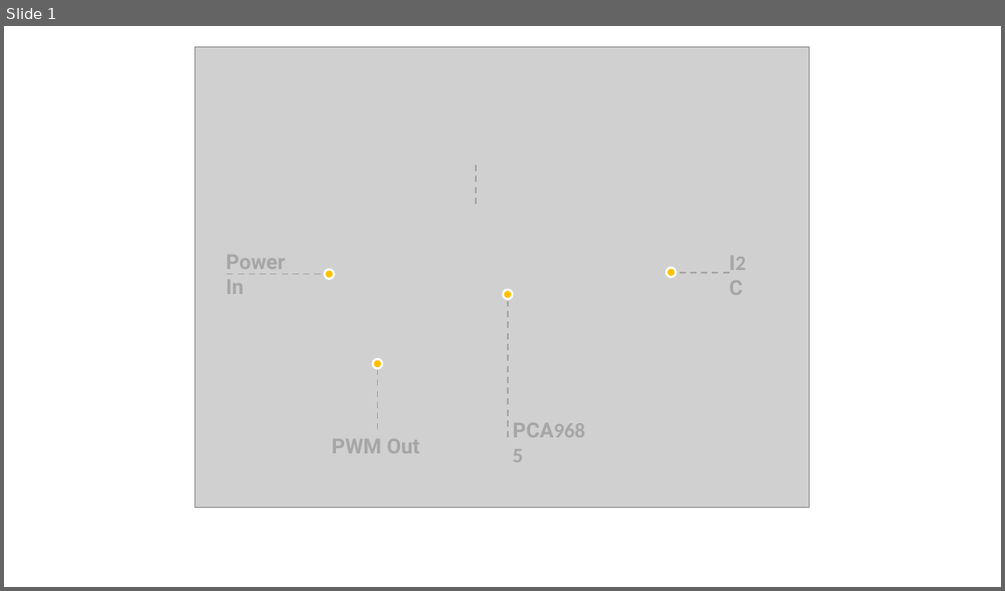
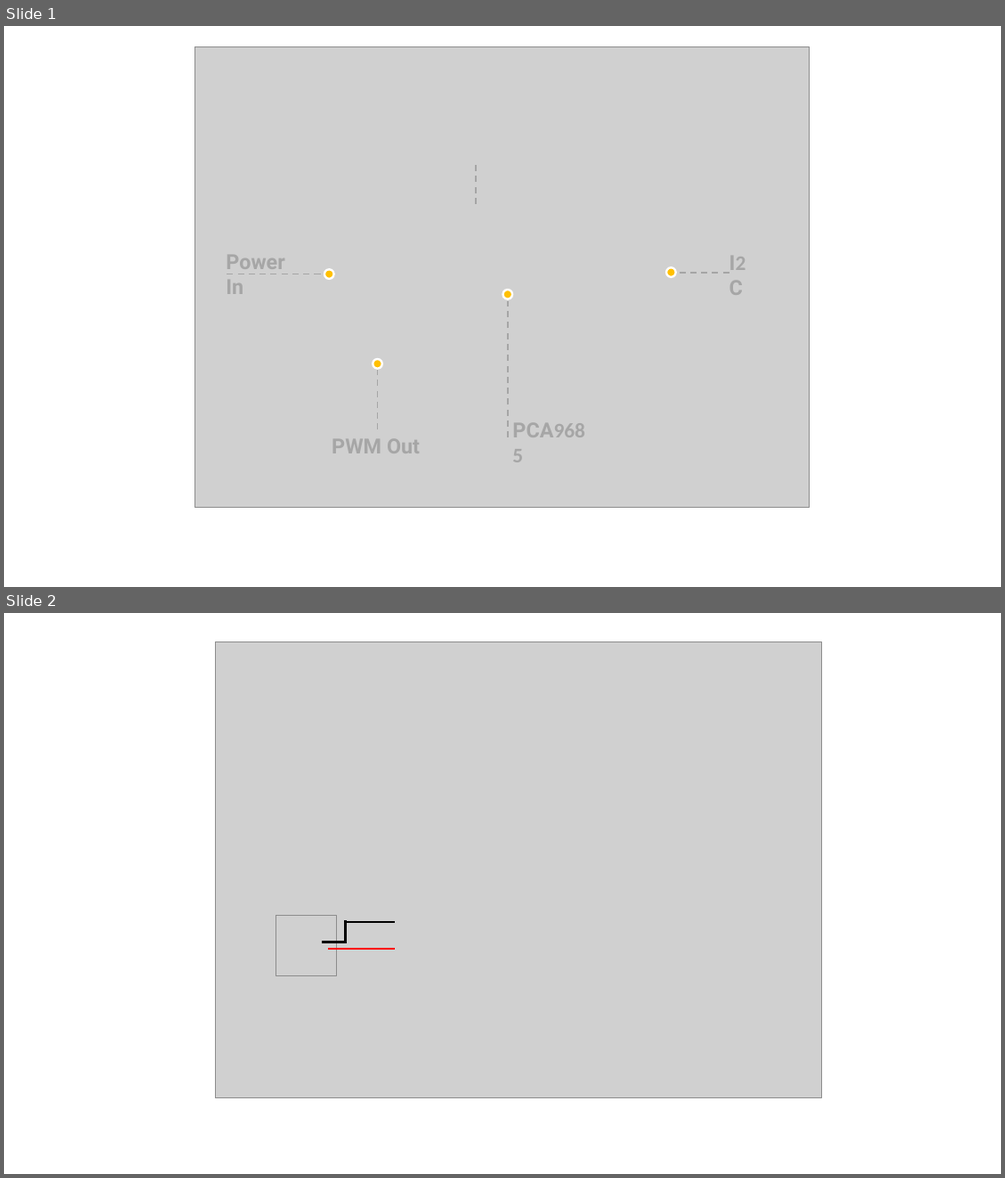
Before and after one commit to SeeedDocument/Grove-16-Channel_PWM_Driver-PCA9685, a slide deck: img/pin-out/pin_map.pptx. Shown one above the other, each under a label of ours: slide 1 before the commit, slides 1 and 2 after it. The pictures are 1005x591 and 1005x1178 pixels, drawn with LibreOffice and Linux fonts; fonts in the diff are those of the drawing; grey boxes stand for pictures. Boxes give left, top, right and bottom in pixels: in the first picture for what was removed or moved away, otherwise in the second. Text is boxed around its words. In the diff, an @@ line names an element or a change of style, - is before the commit and + after.

```diff
--- a/img/pin-out/pin_map.pptx
+++ b/img/pin-out/pin_map.pptx
@@ slide 2 added at (x1=4, y1=613, x2=1001, y2=1174), background #FFFFFF @@
@@ picture added at (x1=215, y1=642, x2=822, y2=1097) @@
@@ picture added at (x1=275, y1=916, x2=337, y2=976) @@
@@ line added from (395, 922) to (346, 922), #000000 2.25 pt @@
@@ line added from (346, 920) to (346, 943), #000000 2.25 pt @@
@@ line added from (322, 942) to (347, 942), #000000 2.25 pt @@
@@ line added from (395, 949) to (328, 949), #FF0000 2.25 pt @@
```
Also in this commit, not shown: 1 other slide added, 4 other files.
